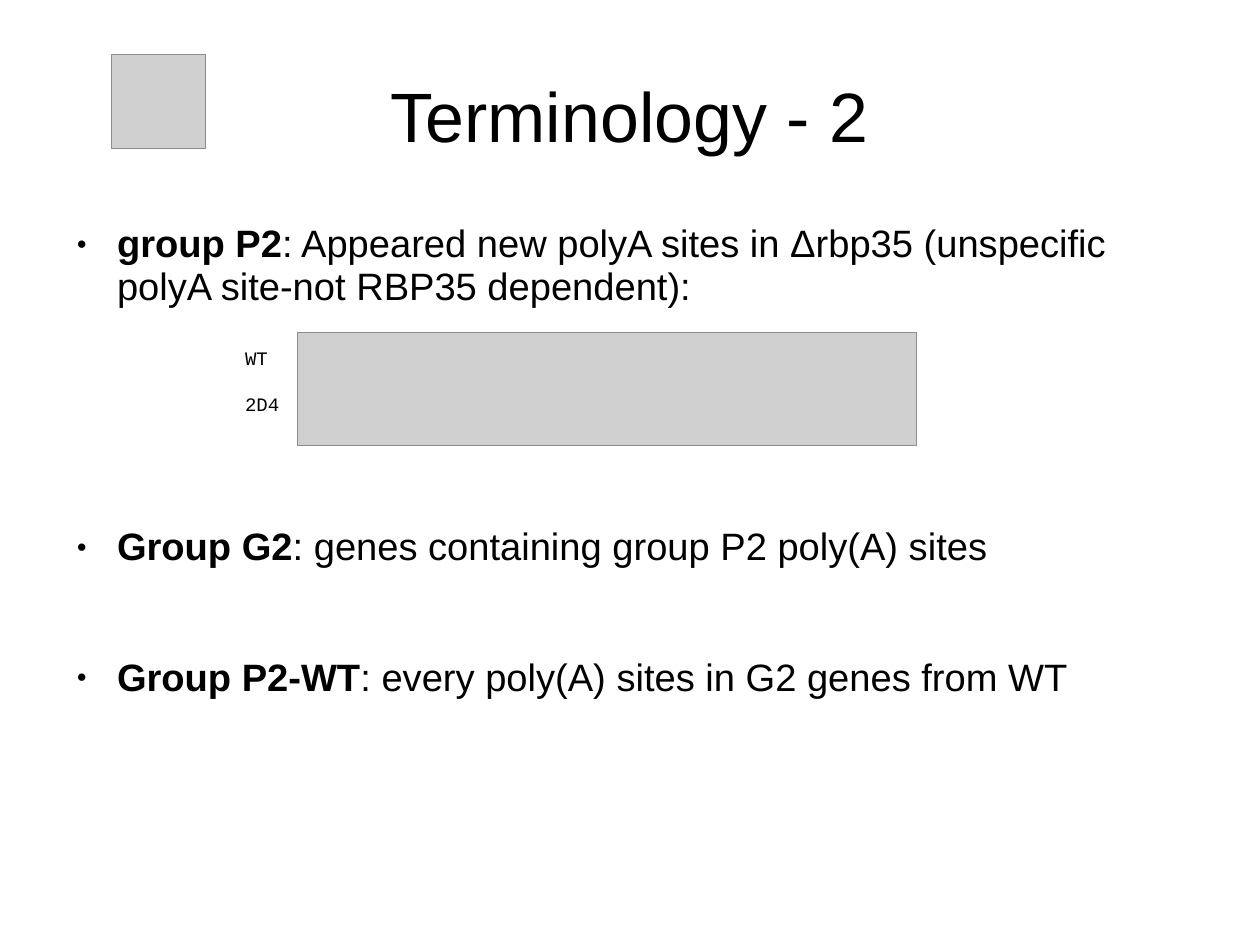
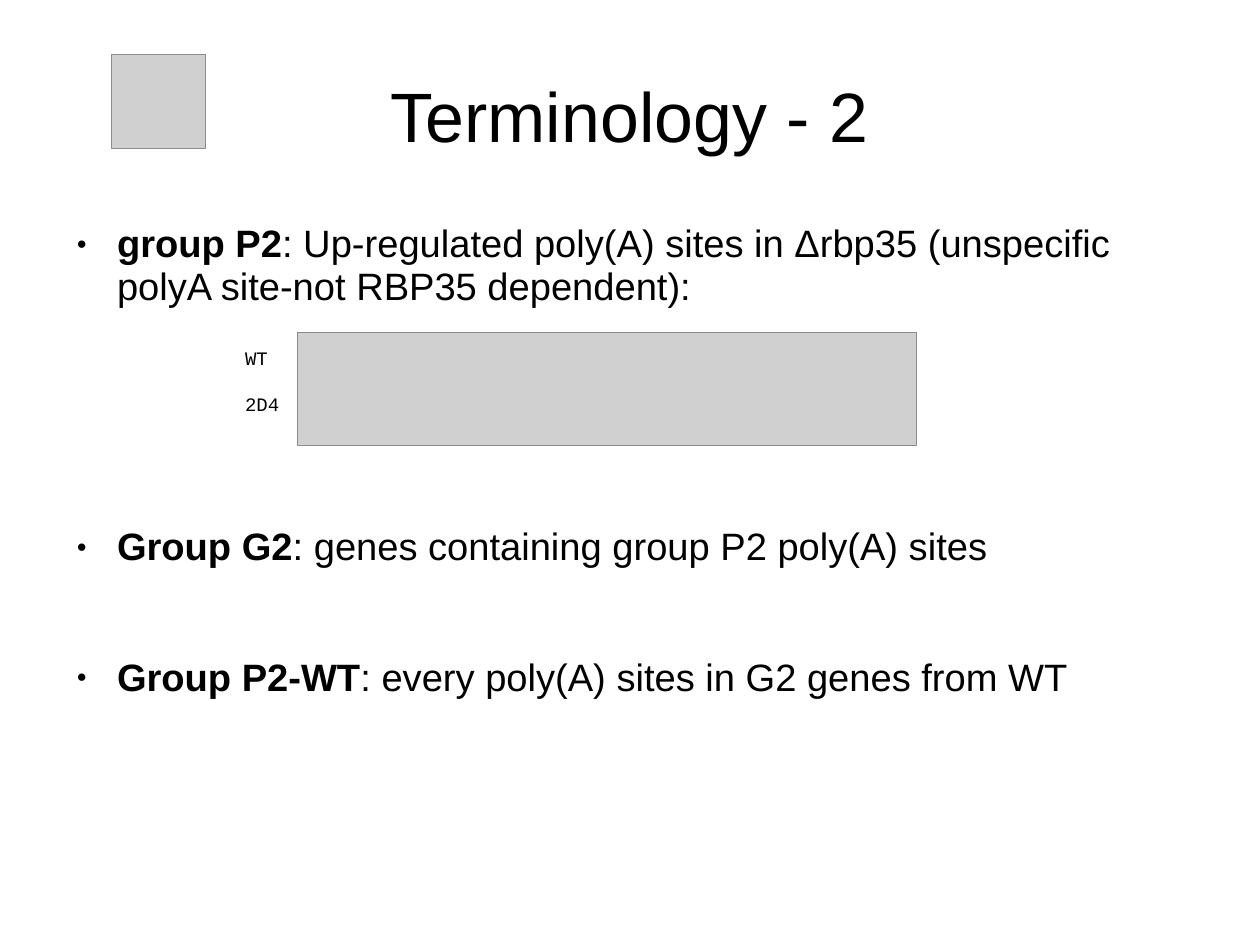
Before and after one commit to wilkinsonlab/m-oryzae-polya, a slide deck: slide 26 of doc/oryzae_presentation.odp. Drawn at 1260x945 pixels with LibreOffice and Linux fonts; fonts in the diff are those of the drawing; grey boxes stand for pictures. Boxes give left, top, right and bottom in pixels: in the first picture for what was removed or moved away, otherwise in the second. Text is boxed around its words. In the diff, an @@ line names an element or a change of style, - is before the commit and + after.

```diff
--- a/doc/oryzae_presentation.odp
+++ b/doc/oryzae_presentation.odp
@@ text at (x1=117, y1=229, x2=1110, y2=308): text changed @@
-● group P2: Appeared new polyA sites in Δrbp35 (unspecific polyA site-not RBP35 dependent):
+● group P2: Up-regulated poly(A) sites in Δrbp35 (unspecific polyA site-not RBP35 dependent):
```
Also in this commit, not shown: 13 other slides changed, 2 slides added, 1 slide removed, 4 other files.
